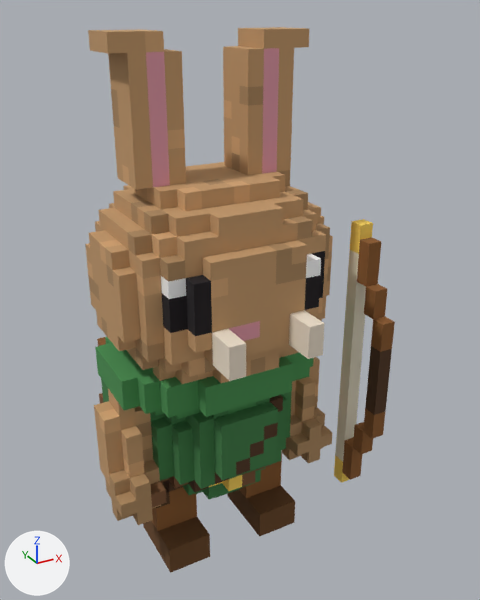
The glTF model models/units/scout_hare_2star.glb as it was, and as the next commit left it.
The view is the same before and after, from a 50 mm camera at (-0.862, -1.752, 1.754) aimed at (0.101, 0.0, 0.878). The axes (+X, +Y, +Z) are drawn at lower left. The lights are the same throughout. The picture after the commit comes second. Vertices at exactly the same position are counted once.

In view in the first picture: 'scout_hare'.
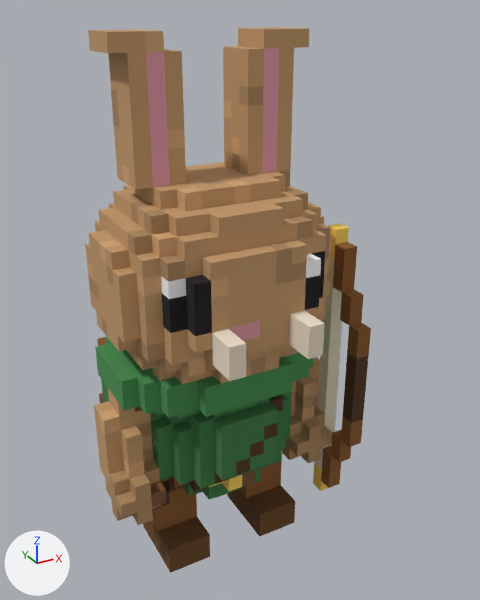
Location of each change, [x1, y1, x2, y2] in pixels of the pictures (480 x 600 px; the box of a moved part takes in the faces that stretch with it):
'scout_hare', reshaped (8% narrower): before [85, 27, 395, 573]; after [85, 27, 371, 573]
part 1 of me_scout_hare, moved or reshaped: before [334, 219, 395, 483]; after [313, 223, 371, 491]

Patch to the scene script:
```diff
--- a/models/units/scout_hare_2star.glb.py
+++ b/models/units/scout_hare_2star.glb.py
@@ me_scout_hare @@
 # used by ob_scout_hare; location = (0.0, 0.0, 0.0)
-me_scout_hare.from_pydata(...)  # 1494 vertices, 2480 faces; spans x -0.4..0.55, y -0.4..0.4, z 0.0..1.7
+me_scout_hare.from_pydata(...)  # 1492 vertices, 2480 faces; spans x -0.4..0.45, y -0.4..0.4, z 0.0..1.7
+# me_scout_hare part 1
+# 6 vertices are removed from x 0.5..0.55, y -0.15..-0.1, z 0.25..0.9
+# 19 faces are deleted
+# 50 vertices in x 0.5..0.55, y -0.25..-0.05, z 0.05..1.1 move by (-0.1, 0.0, 0.0)
+# 4 vertices are added at (0.45, -0.1, 0.25), (0.45, -0.15, 0.25), (0.45, -0.1, 0.9), (0.45, -0.15, 0.35)
+# 19 new faces join them
 me_scout_hare.materials.append(mat_voxel)
```
